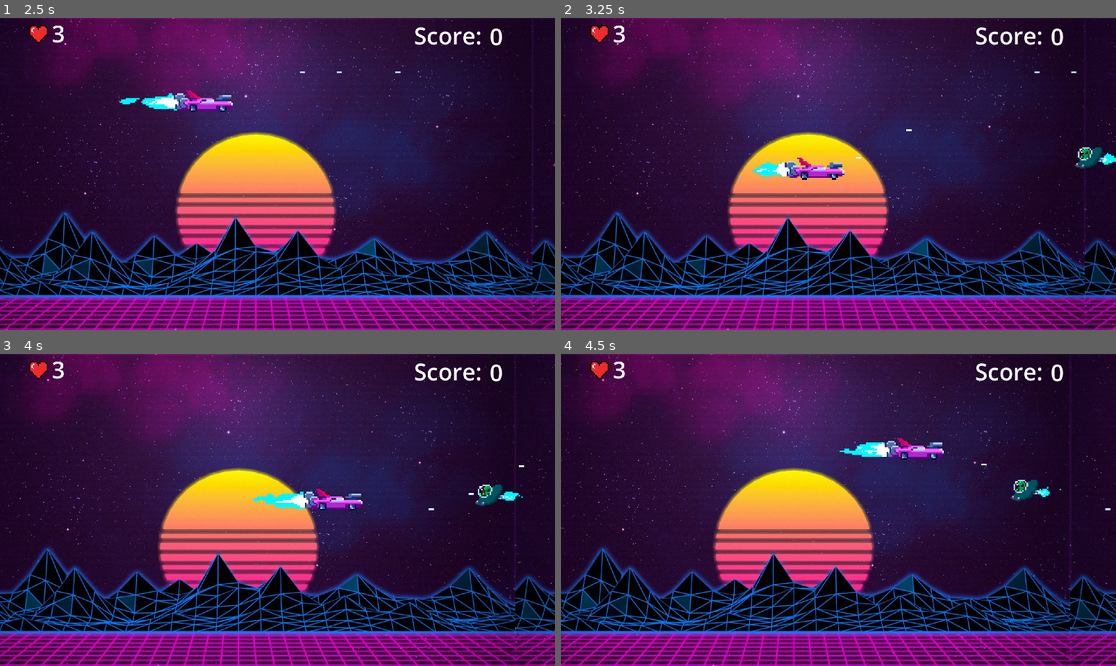
Above: before the commit, frames 1-4 (two rows, left to right).
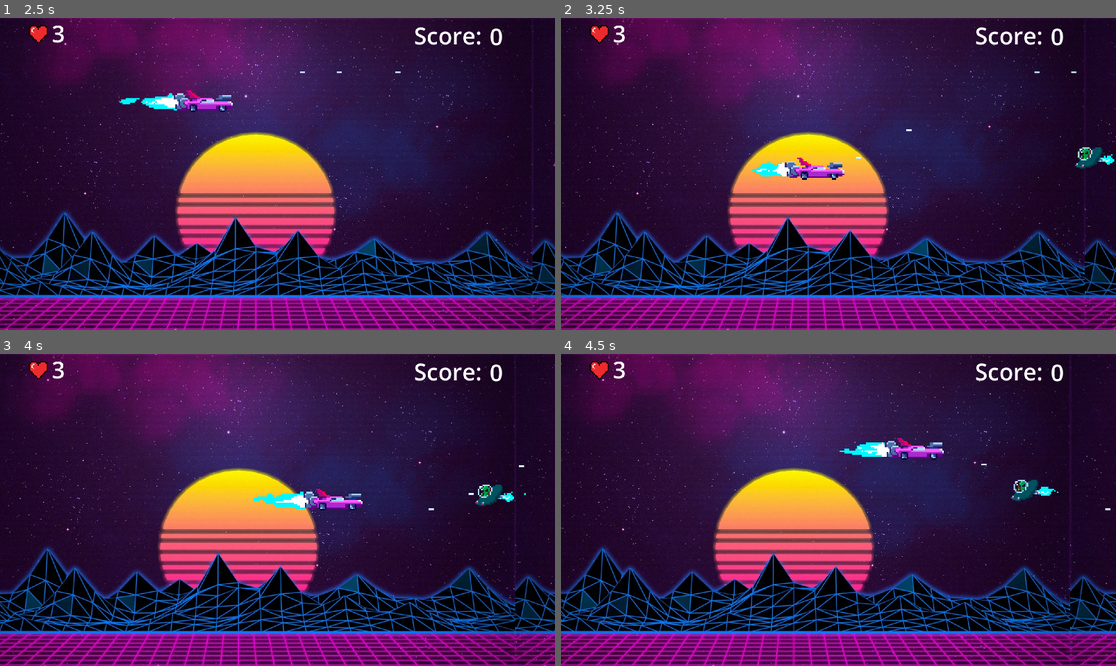
Above: after the commit, the same moments.

Repository: P0ddy/Project-Bentley
Game: Godot game, scene res://Scenes/Menu/main_menu.tscn
Two runs of this game, one before a commit and one after it. Both use one fixed random seed, a clock stepped at 60 frames per second and the inputs below.
Inputs:
- Up to frame 1 (2.5 s): click "Start Game" at 0.5 s; hold D (right) 1.28-2.03 s; hold Space (shoot) 1.28-2.03 s; hold S (down) from 2.03 s (still down); tap Space (shoot) at 2.1 s
- Up to frame 2 (3.25 s): release S (down) at 2.78 s; hold D (right) from 2.78 s (still down); hold Space (shoot) from 2.78 s (still down)
- Up to frame 3 (4 s): release D (right) at 3.53 s; release Space (shoot) at 3.53 s; hold W (up) from 3.53 s (still down); tap Space (shoot) at 3.6 s
- Up to frame 4 (4.5 s): release W (up) at 4.28 s; hold A (left) from 4.28 s (still down); hold Space (shoot) from 4.28 s (still down)

Frame 1 is identical in both runs. In frame 2, less than 0.1% of the frame differs, in the area x 97-100%, y 43-47%; in frame 3, less than 0.1%, in the area x 86-95%, y 42-48%; in frame 4, less than 0.1%.

Commit message:
Start to work on PlayerAudio

Diff:
--- a/Scenes/MainScene/enemy.tscn
+++ b/Scenes/MainScene/enemy.tscn
@@ -61,7 +61,7 @@
 }],
 "loop": true,
 "name": &"Idle",
-"speed": 5.0
+"speed": 9.67
 }]
 
 [sub_resource type="Animation" id="Animation_b635o"]
@@ -113,7 +113,7 @@
 sprite_frames = SubResource("SpriteFrames_kso04")
 animation = &"Idle"
 autoplay = "Idle"
-frame_progress = 0.0795094
+frame_progress = 0.0450559
 
 [node name="Spawnpos" type="Marker2D" parent="."]
 position = Vector2(-63, 30)
--- a/Scenes/MainScene/enemy_bullet.tscn
+++ b/Scenes/MainScene/enemy_bullet.tscn
@@ -32,7 +32,7 @@
 }],
 "loop": true,
 "name": &"Idle",
-"speed": 5.0
+"speed": 10.0
 }]
 
 [node name="EnemyBullet" type="Area2D"]
@@ -48,6 +48,7 @@
 sprite_frames = SubResource("SpriteFrames_8pvj1")
 animation = &"Idle"
 autoplay = "Idle"
+frame_progress = 0.519753
 
 [node name="DespawnTimer" type="Timer" parent="."]
 wait_time = 10.0
--- a/Scenes/MainScene/player.tscn
+++ b/Scenes/MainScene/player.tscn
@@ -1,9 +1,10 @@
-[gd_scene load_steps=26 format=3 uid="uid://bffmd8v2aatj"]
+[gd_scene load_steps=27 format=3 uid="uid://bffmd8v2aatj"]
 
 [ext_resource type="Script" path="res://Scenes/MainScene/player.gd" id="1_u2hrs"]
 [ext_resource type="Texture2D" uid="uid://bqroux18ckpri" path="res://Assets/Cars/StandardCar/Car1-driving-idle-Shee-WITHOUT-FLAMEt.png" id="2_acln5"]
 [ext_resource type="Texture2D" uid="uid://0y15fyppumw6" path="res://Assets/muzzle3.png" id="3_fca2x"]
 [ext_resource type="Texture2D" uid="uid://dp0lapmy514bb" path="res://Assets/Cars/StandardCar/Car1-driving-idle-Sheet-FLAME-ONLY.png" id="3_rrcaj"]
+[ext_resource type="AudioStream" uid="uid://cp5bf2vyxjs8q" path="res://Audio/SFX/Player/GetDamage.wav" id="5_t36ud"]
 
 [sub_resource type="AtlasTexture" id="AtlasTexture_fidsd"]
 atlas = ExtResource("2_acln5")
@@ -213,4 +214,7 @@
 autoplay = "Idle"
 frame_progress = 0.839186
 
+[node name="GetDamage" type="AudioStreamPlayer" parent="."]
+stream = ExtResource("5_t36ud")
+
 [connection signal="timeout" from="AttackSpeedTimer" to="." method="_on_attack_speed_timer_timeout"]
Not shown, added: Audio/SFX/Player/GetDamage.wav.import
Not shown, added: Audio/SFX/Player/GetDamage.wav
